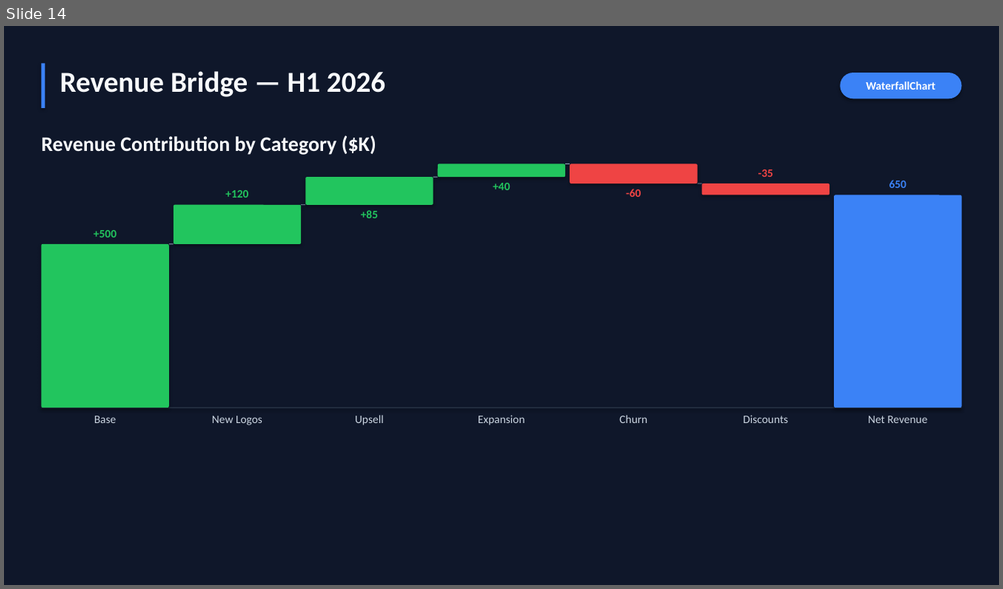
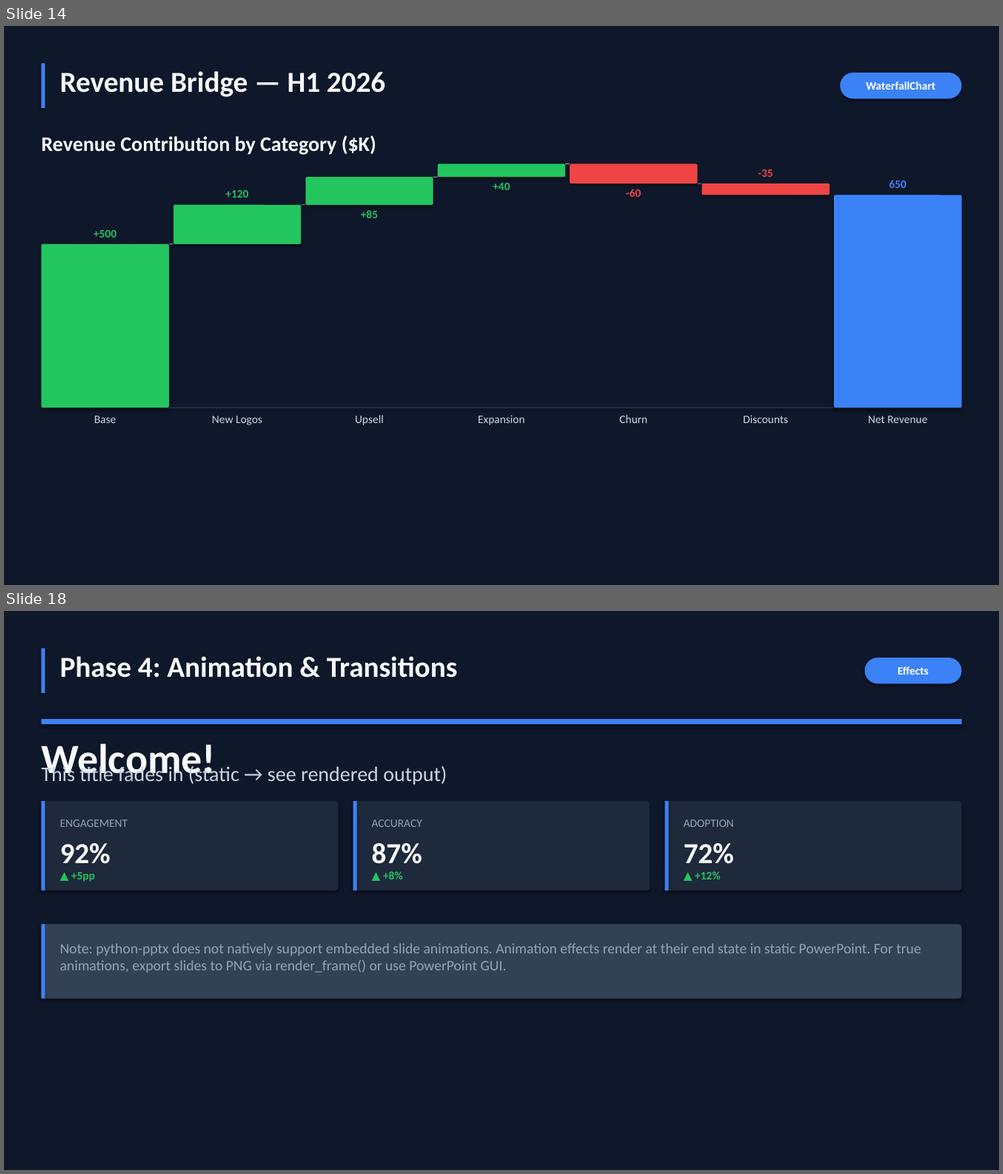
Before and after one commit to lhuasheng/PowerpointComponents, a slide deck: examples/demo_dark.pptx. Shown one above the other, each under a label of ours: slide 14 before the commit, slides 14 and 18 after it; the slides between them are not shown. The pictures are 1003x589 and 1003x1174 pixels, drawn with LibreOffice and Linux fonts; fonts in the diff are those of the drawing. Boxes give left, top, right and bottom in pixels: in the first picture for what was removed or moved away, otherwise in the second. Text is boxed around its words. In the diff, an @@ line names an element or a change of style, - is before the commit and + after.

```diff
--- a/examples/demo_dark.pptx
+++ b/examples/demo_dark.pptx
@@ slide 18 added at box(4, 611, 999, 1170), background #0F172A @@
@@ rectangle added at box(41, 648, 45, 693), fill #3B82F6 @@
@@ text added at box(60, 656, 458, 678), 28 pt, text #F8FAFC, bold @@
+Phase 4: Animation & Transitions
@@ rounded rectangle added at box(865, 658, 962, 684), fill #3B82F6, 11 pt, text #FFFFFF, bold @@
+Effects
@@ rectangle added at box(41, 719, 962, 724), fill #3B82F6 @@
@@ text added at box(41, 743, 216, 783), 40 pt, text #F8FAFC, bold @@
+Welcome!
@@ text added at box(41, 763, 447, 785), 20 pt, text #CBD5E1 @@
+This title fades in (static → see rendered output)
@@ rounded rectangle added at box(41, 801, 338, 891), fill #1E293B @@
@@ rectangle added at box(41, 801, 45, 891), fill #3B82F6 @@
@@ rounded rectangle added at box(353, 801, 650, 891), fill #1E293B @@
@@ rectangle added at box(353, 801, 357, 891), fill #3B82F6 @@
@@ rounded rectangle added at box(665, 801, 962, 891), fill #1E293B @@
@@ rectangle added at box(665, 801, 669, 891), fill #3B82F6 @@
@@ text added at box(60, 820, 128, 827), 11 pt, text #94A3B8 @@
+ENGAGEMENT
@@ text added at box(372, 820, 422, 827), 11 pt, text #94A3B8 @@
+ACCURACY
@@ text added at box(683, 820, 734, 827), 11 pt, text #94A3B8 @@
+ADOPTION
@@ text added at box(60, 843, 111, 864), 28 pt, text #F8FAFC, bold @@
+92%
@@ text added at box(372, 843, 422, 864), 28 pt, text #F8FAFC, bold @@
+87%
@@ text added at box(683, 843, 734, 864), 28 pt, text #F8FAFC, bold @@
+72%
@@ text added at box(71, 872, 95, 882), 11 pt, text #22C55E, bold @@
+▲ +5pp
@@ text added at box(383, 871, 403, 880), 11 pt, text #22C55E, bold @@
+▲ +8%
@@ text added at box(694, 871, 720, 880), 11 pt, text #22C55E, bold @@
+▲ +12%
@@ rounded rectangle added at box(41, 924, 962, 999), fill #334155 @@
@@ rectangle added at box(41, 924, 45, 999), fill #3B82F6 @@
@@ text added at box(60, 943, 920, 973), 14 pt, text #94A3B8 @@
+Note: python-pptx does not natively support embedded slide animations. Animation effects render at their end state in static PowerPoint. For true animations, export slides to PNG via render_frame() or use PowerPoint GUI.
```
Also in this commit, not shown: 1 slide changed, 3 other slides added, 15 other files.
